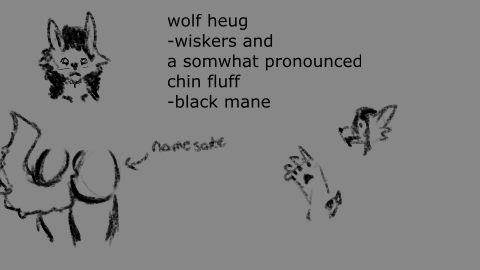
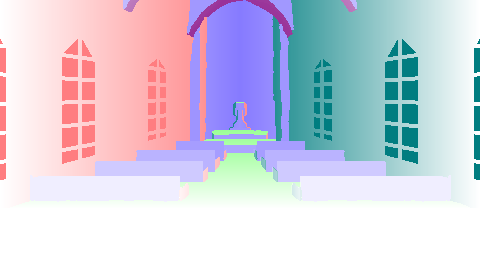
Layers edited between the first and the second 480x270 image:
showed group "Church" (9 layers) over [0, 0, 480, 256]
added layer "Paint Layer 49" in group "Church" over [0, 0, 480, 256]
hid "Paint Layer 46" over [0, 0, 448, 256]
hid "Paint Layer 45", painted on it over [0, 0, 480, 270]
